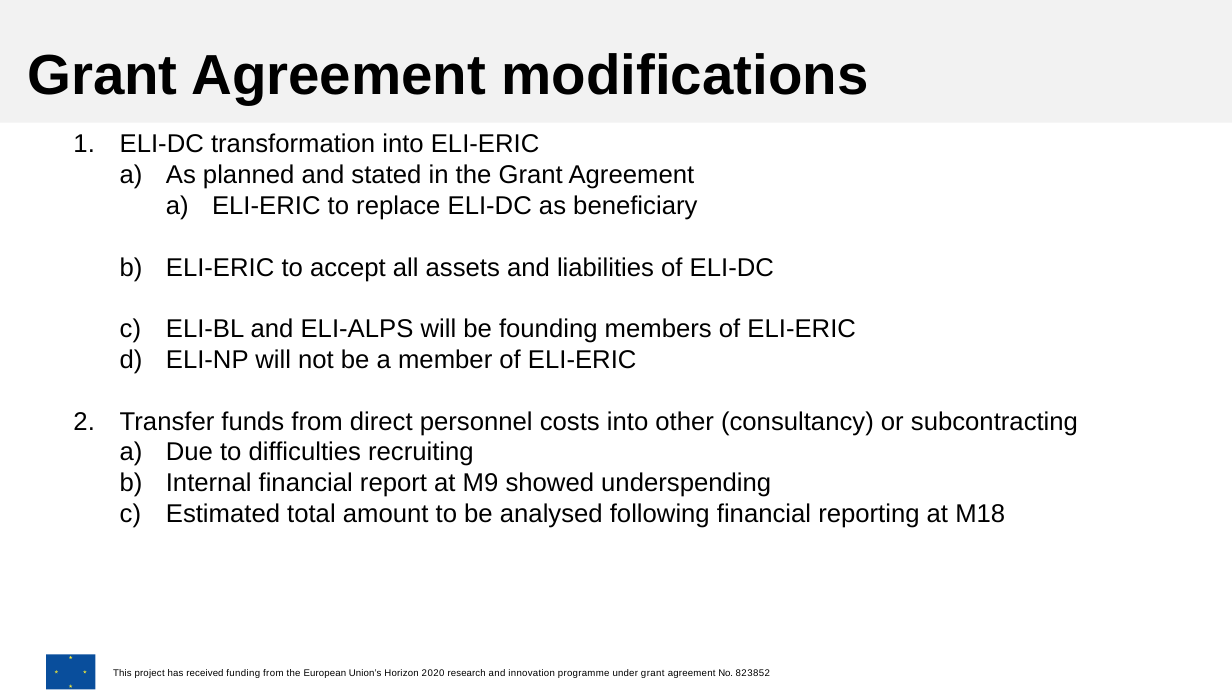
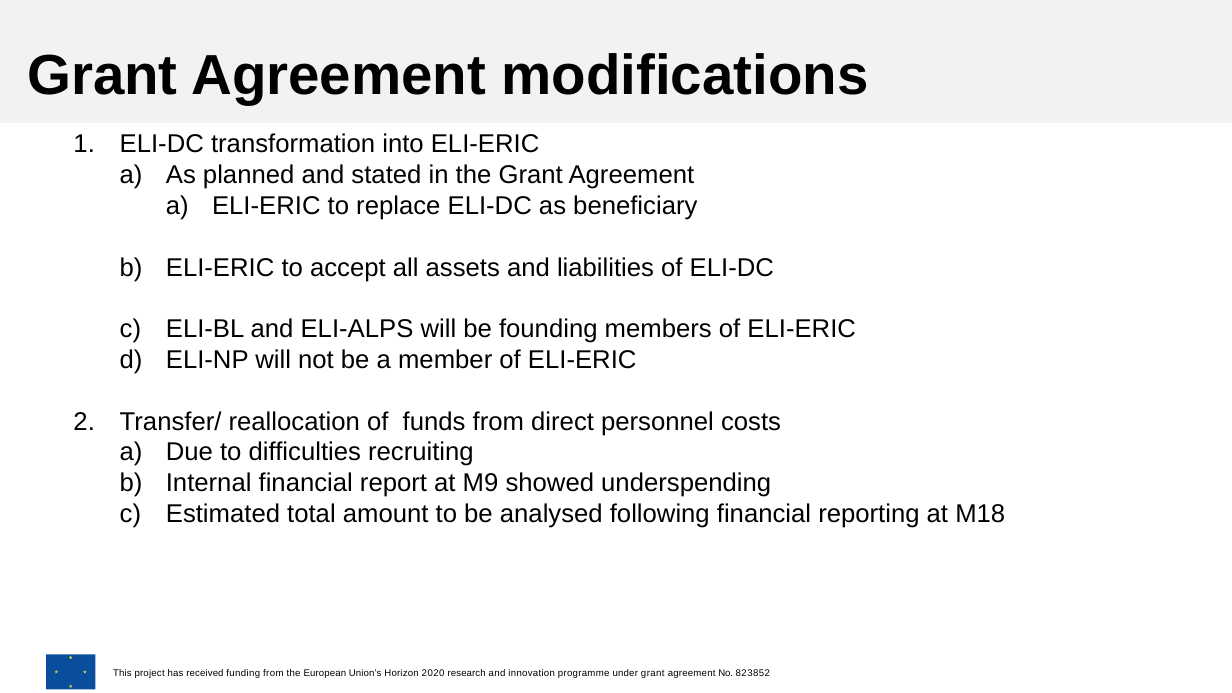
Before and after one commit to panosc-eu/panosc, a slide deck: slide 7 of Work Packages/WP1 Management/Other/PaNOSC_WP1_ReviewMeeting_v2.pptx (slide 6 before the commit). Drawn at 1232x693 pixels with LibreOffice and Linux fonts; fonts in the diff are those of the drawing; background and template pictures are left out. Boxes give left, top, right and bottom in pixels: in the first picture for what was removed or moved away, otherwise in the second. Text is boxed around its words. In the diff, an @@ line names an element or a change of style, - is before the commit and + after.

```diff
--- a/Work Packages/WP1 Management/Other/PaNOSC_WP1_ReviewMeeting_v2.pptx
+++ b/Work Packages/WP1 Management/Other/PaNOSC_WP1_ReviewMeeting_v2.pptx
@@ text at (120, 411, 781, 436): text changed @@
-  2. Transfer funds from direct personnel costs into other (consultancy) or subcontracting
+  2. Transfer/ reallocation of funds from direct personnel costs
```
Also in this commit, not shown: 1 other slide changed, 1 slide added.
